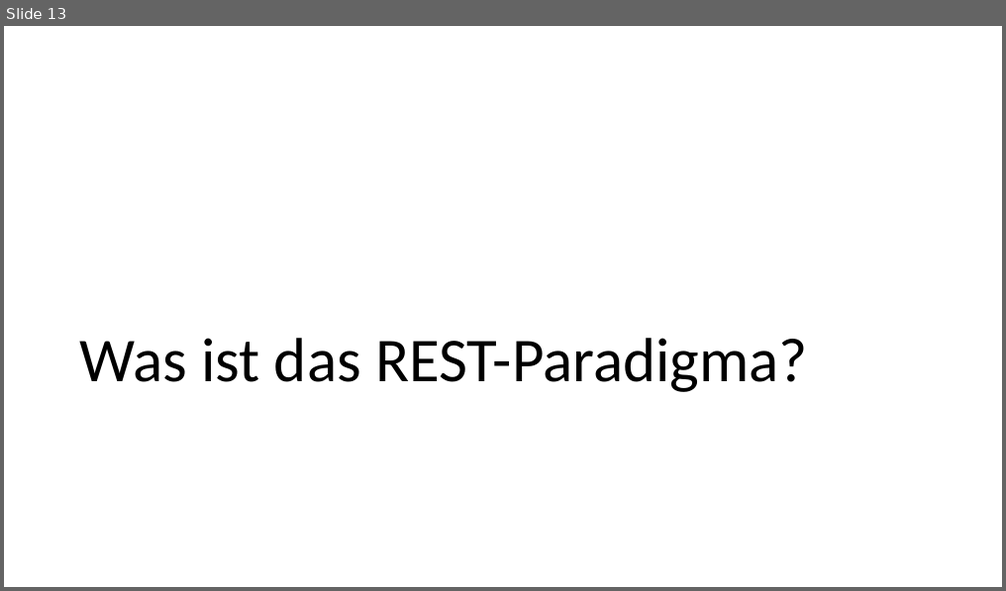
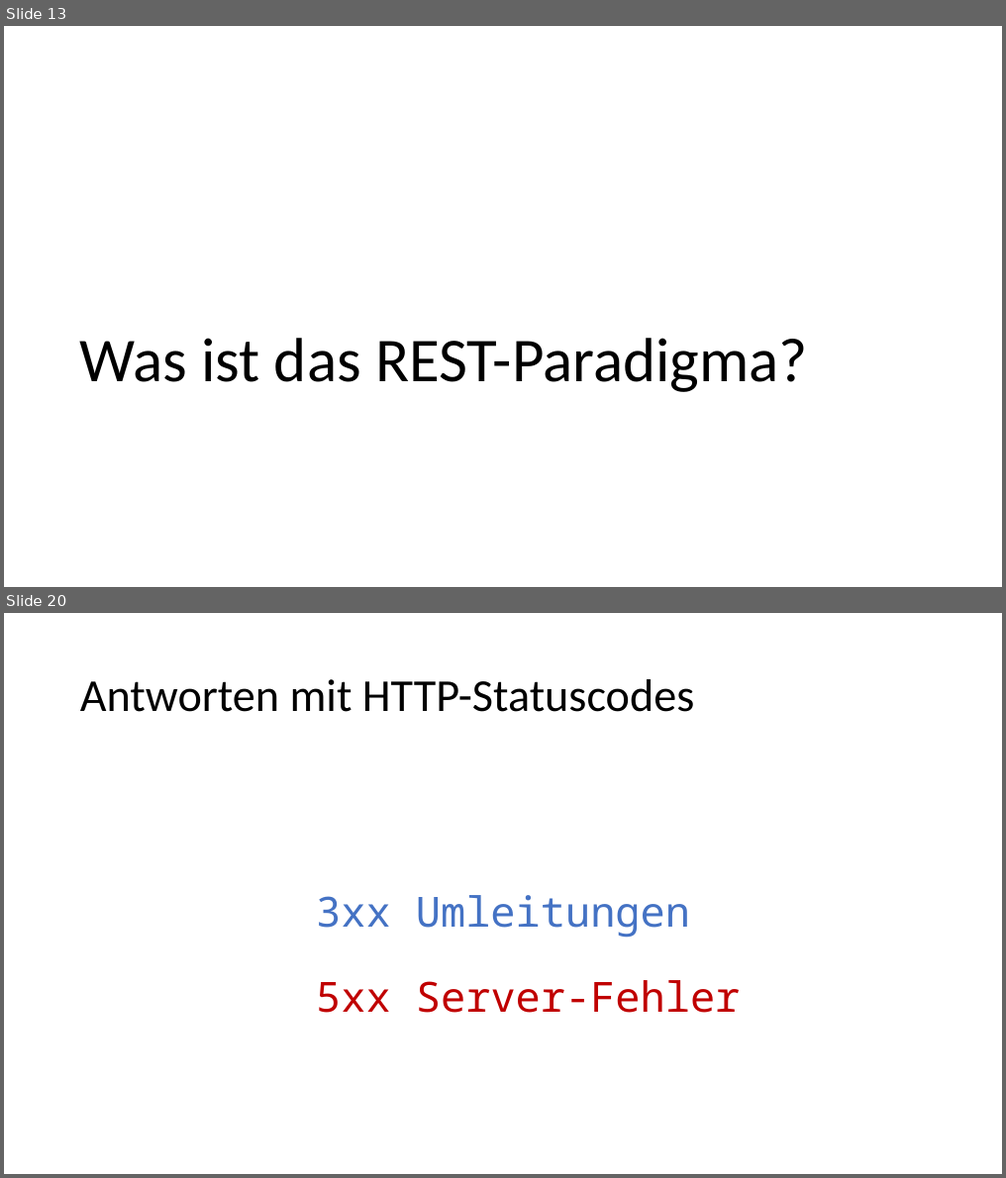
Before and after one commit to nordlb-public/techtalks, a slide deck: 01-api-design/präsentation.pptx. Shown one above the other, each under a label of ours: slide 13 before the commit, slides 13 and 20 after it; the slides between them are not shown. The pictures are 1006x591 and 1006x1178 pixels, drawn with LibreOffice and Linux fonts; fonts in the diff are those of the drawing. Boxes give left, top, right and bottom in pixels: in the first picture for what was removed or moved away, otherwise in the second. Text is boxed around its words. In the diff, an @@ line names an element or a change of style, - is before the commit and + after.

```diff
--- a/01-api-design/präsentation.pptx
+++ b/01-api-design/präsentation.pptx
@@ slide 20 added at bbox=[4, 613, 1002, 1174], background #FFFFFF @@
@@ title added at bbox=[80, 679, 694, 712], 44 pt, text #000000 @@
+Antworten mit HTTP-Statuscodes
@@ text added at bbox=[316, 895, 740, 1013], 40 pt, text #C00000 @@
+3xx Umleitungen
+5xx Server-Fehler
```
Also in this commit, not shown: 3 slides changed, 4 other slides added.
